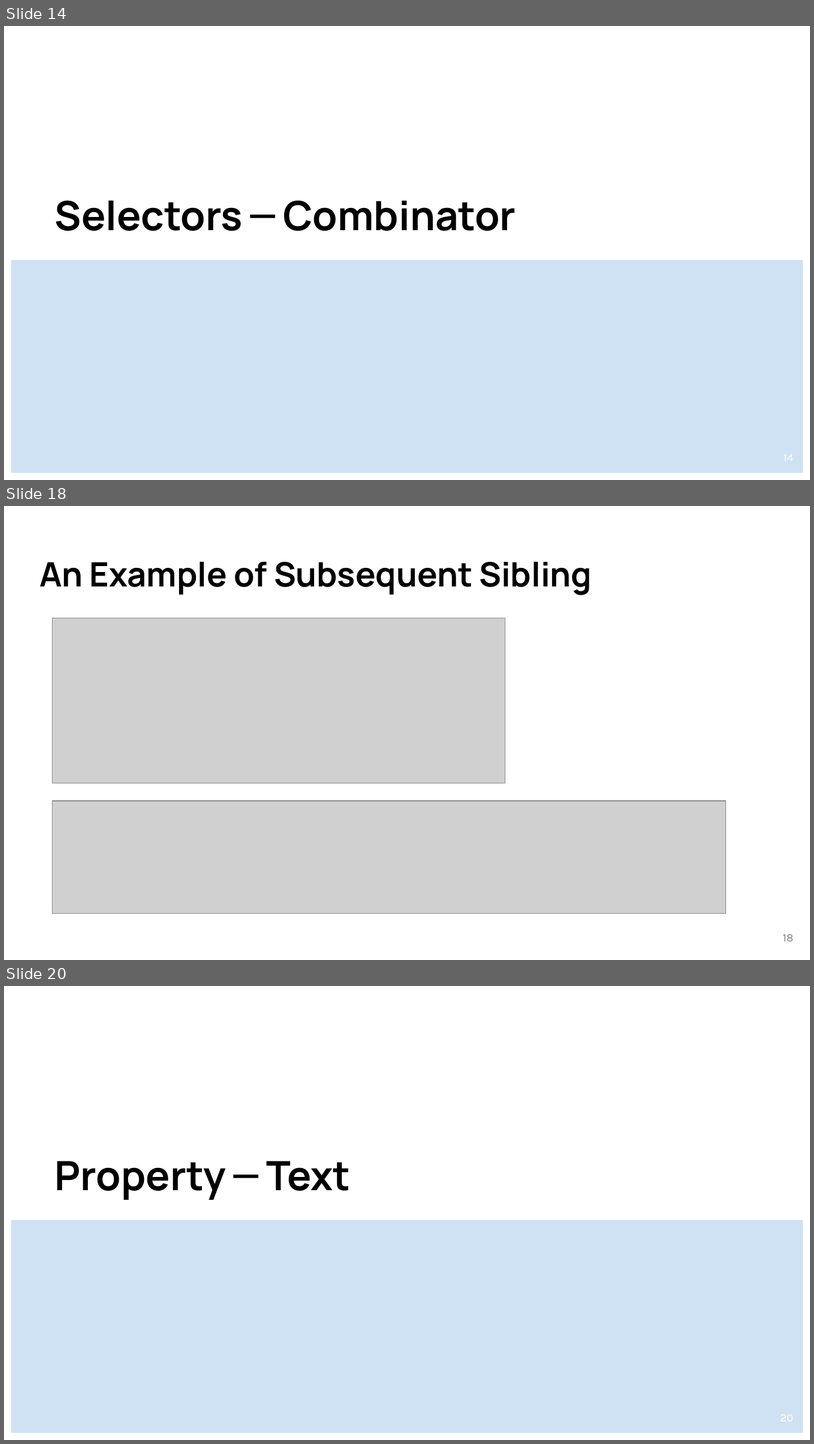
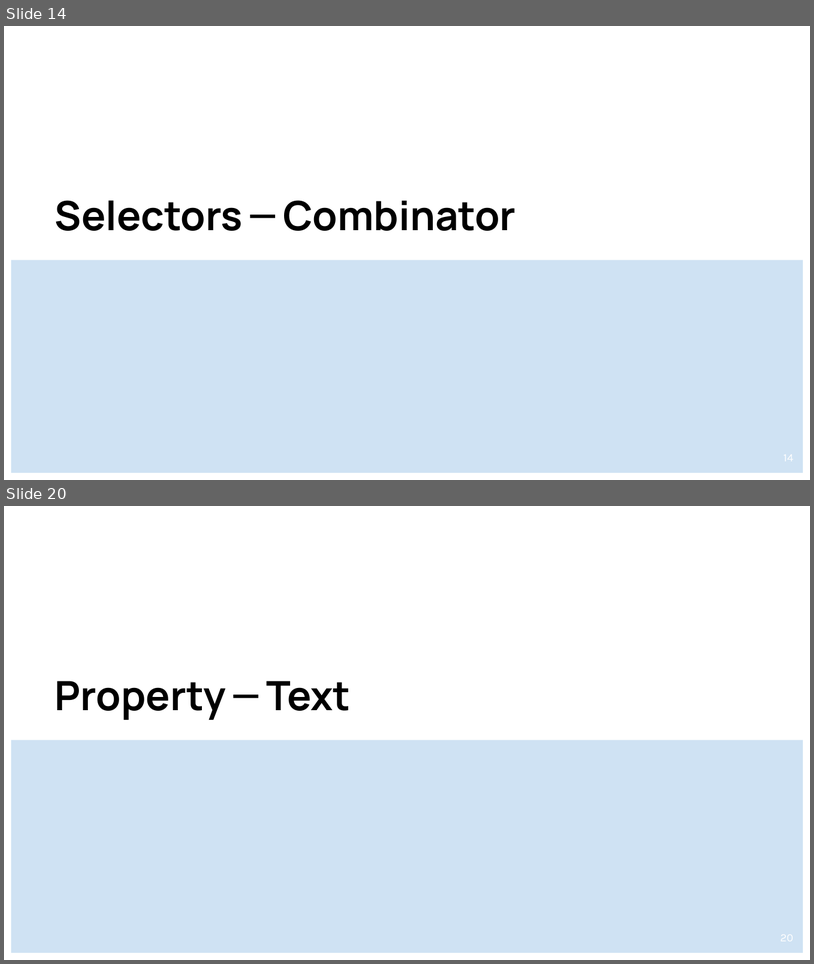
Before and after one commit to lancwyy/WebDev, a slide deck: Lecture_Materials/03-CSS.pptx. Shown one above the other, each under a label of ours: slides 14, 18 and 20 before the commit, slides 14 and 20 after it; the slides between them are not shown. The pictures are 814x1444 and 814x964 pixels, drawn with LibreOffice and Linux fonts; fonts in the diff are those of the drawing; grey boxes stand for pictures. Boxes give left, top, right and bottom in pixels: in the first picture for what was removed or moved away, otherwise in the second. Text is boxed around its words. In the diff, an @@ line names an element or a change of style, - is before the commit and + after.

```diff
--- a/Lecture_Materials/03-CSS.pptx
+++ b/Lecture_Materials/03-CSS.pptx
@@ slide 18 removed at [4,506,810,960], background #FFFFFF @@
@@ title removed at [39,562,592,595] @@
-An Example of Subsequent Sibling
@@ picture removed at [53,618,506,783] @@
@@ picture removed at [53,801,726,913] @@
@@ page number removed at [783,934,794,941] @@
-18
```
Also in this commit, not shown: 25 slides changed, 1 slide added, 2 other slides removed, 14 other files.
